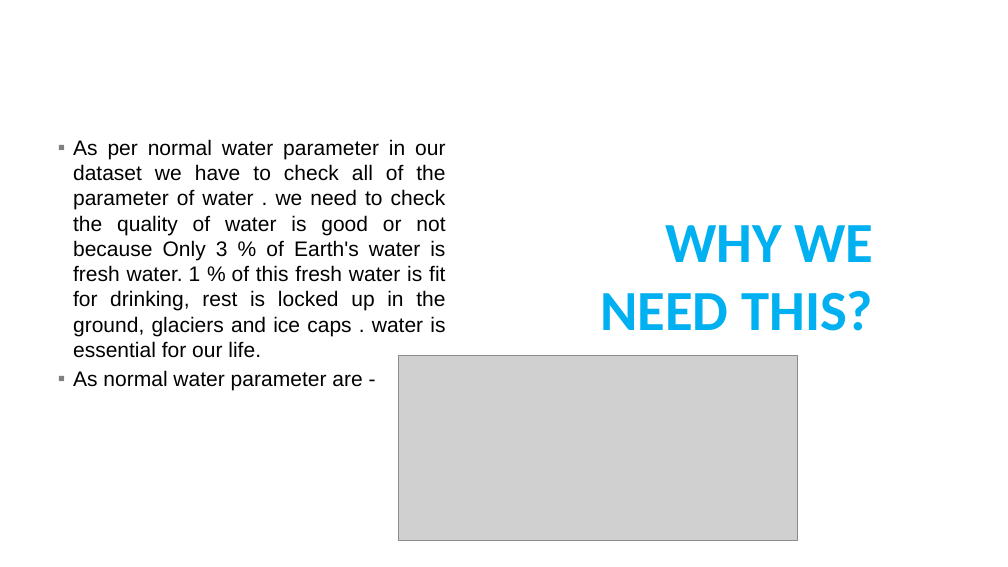
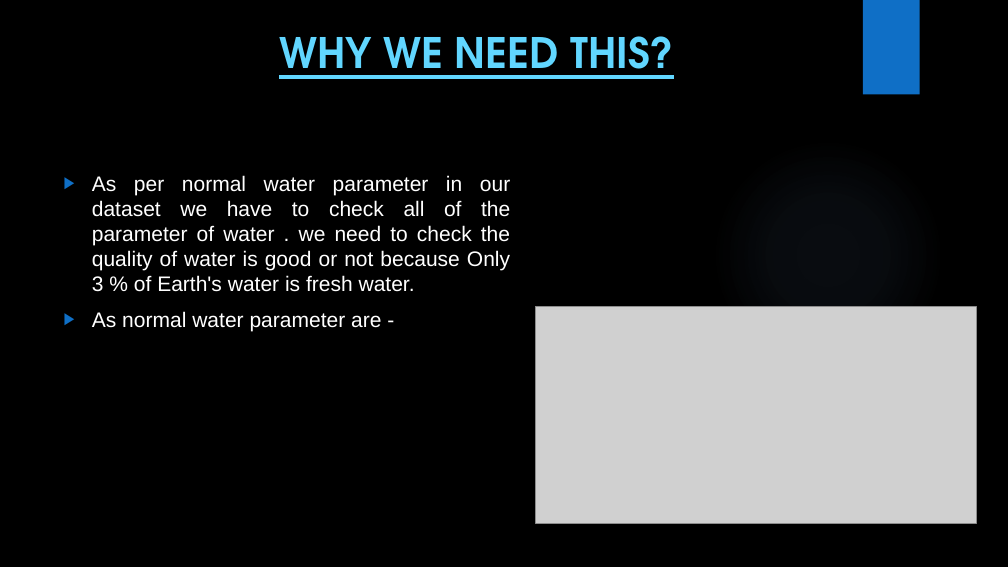
Before and after one commit to Manjima04/CORE-MODULE-5, a slide deck: slide 5 of Water Quality Data Analytics (1).pptx (slide 6 before the commit). Drawn at 1008x567 pixels with LibreOffice and Linux fonts; fonts in the diff are those of the drawing; grey boxes stand for pictures; background and template pictures are left out. Boxes give left, top, right and bottom in pixels: in the first picture for what was removed or moved away, otherwise in the second. Text is boxed around its words. In the diff, an @@ line names an element or a change of style, - is before the commit and + after.

```diff
--- a/Water Quality Data Analytics (1).pptx
+++ b/Water Quality Data Analytics (1).pptx
@@ background #FFFFFF to picture (left out) @@
@@ text "WHY WE NEED THIS?": place and size @@
-text "WHY WE NEED THIS?" at bbox=[600, 225, 873, 331]
+text "WHY WE NEED THIS?" at bbox=[279, 36, 674, 79]
@@ text "WHY WE NEED THIS?" at bbox=[279, 36, 674, 79]: size 54 to 40 pt, font Calibri to TeX Gyre Adventor, text colour #00B0F0 to #61D6FF, letter outline #59B0B9 0.52 pt to #009DD9 0.52 pt, underline on; alignment right to centre; vertical alignment middle to top @@
@@ rectangle added at bbox=[863, 0, 920, 95], fill #0F6FC6 @@
@@ ellipse added at bbox=[712, 138, 944, 371], fill gradient #82B1E5 @@
@@ text "As per normal water parameter ...": place and size @@
-text "As per normal water parameter ..." at bbox=[73, 139, 446, 391]
+text "As per normal water parameter ..." at bbox=[92, 175, 510, 332]
@@ text "As per normal water parameter ..." at bbox=[92, 175, 510, 332]: vertical alignment middle to top @@
@@ text at bbox=[92, 175, 510, 292]: text changed; text colour #000000 to #FFFFFF @@
-▪ As per normal water parameter in our dataset we have to check all of the parameter of water . we need to check the quality of water is good or not because Only 3 % of Earth's water is fresh water. 1 % of this fresh water is fit for drinking, rest is locked up in the ground, glaciers and ice caps . water is essential for our life.
+▶ As per normal water parameter in our dataset we have to check all of the parameter of water . we need to check the quality of water is good or not because Only 3 % of Earth's water is fresh water.
@@ text at bbox=[92, 311, 381, 332]: text colour #000000 to #FFFFFF in "As normal water parameter are -"; bullet ▪ to ▶; more space between paragraphs; bullet colour #808080 to #0F6FC6 @@
@@ picture added at bbox=[535, 307, 976, 523] @@
@@ picture removed at bbox=[399, 355, 798, 541] @@
```
Also in this commit, not shown: 9 other slides changed, 3 slides added, 1 slide removed, 2 other files.
